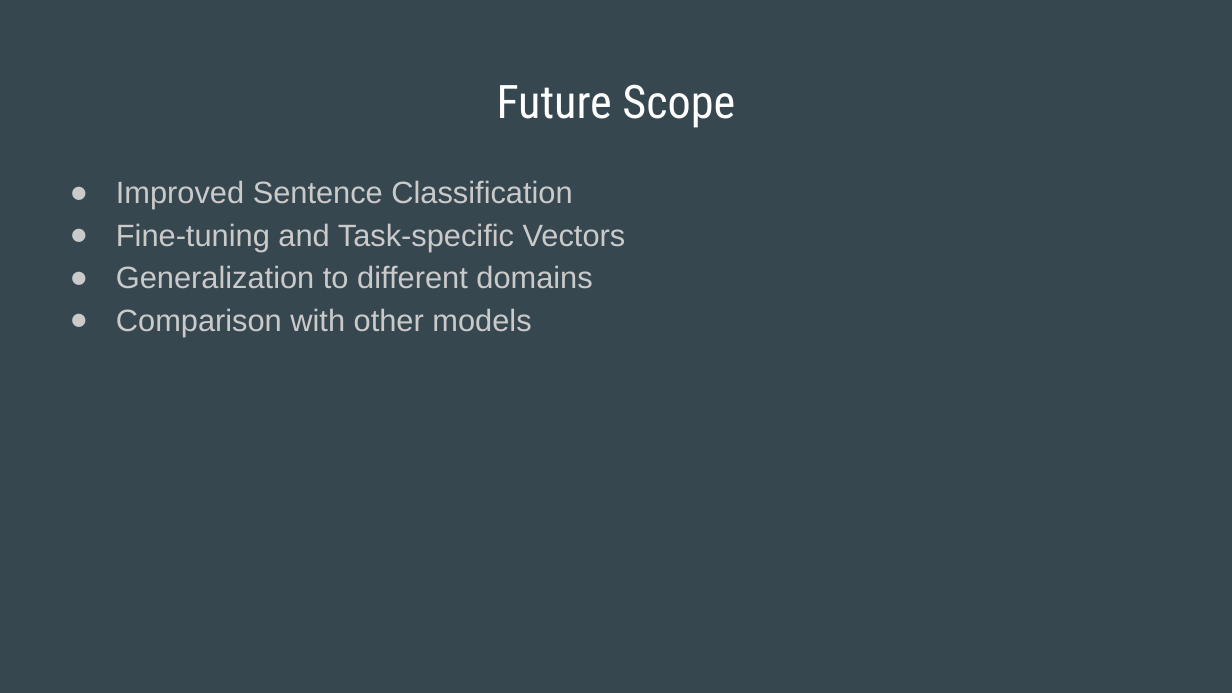
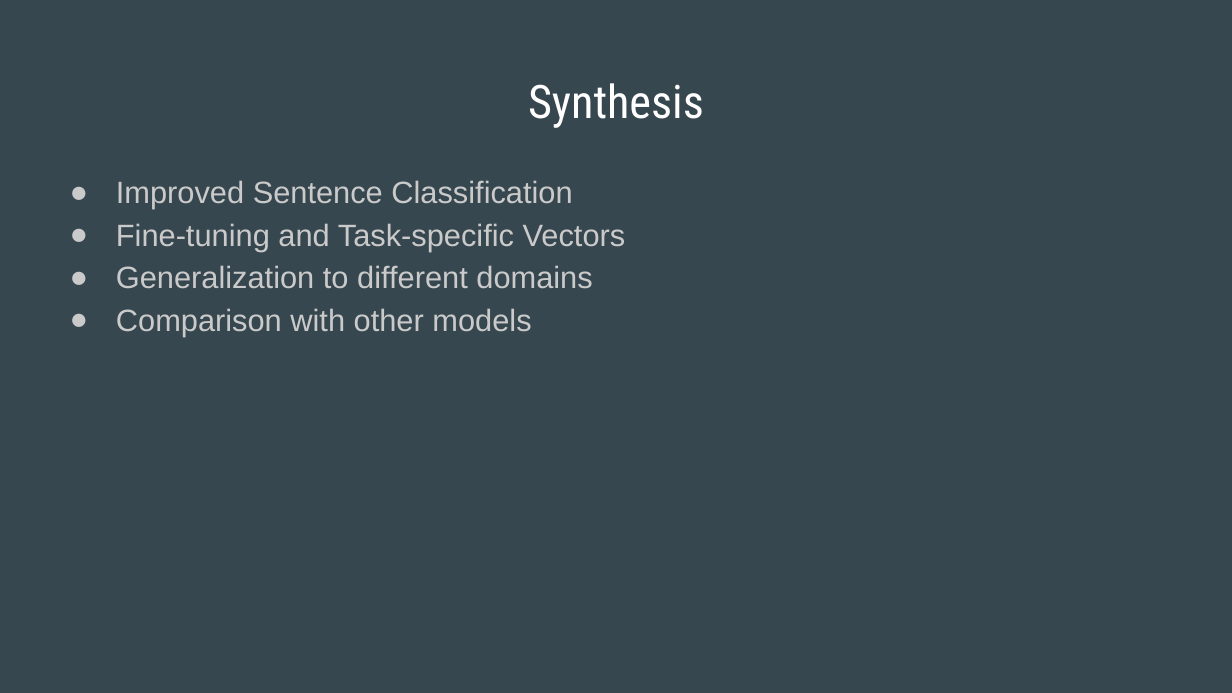
Before and after one commit to notsohan/CSE713, a slide deck: slide 8 of Task 1/Slides Task 1.pptx. Drawn at 1232x693 pixels with LibreOffice and Linux fonts; fonts in the diff are those of the drawing. Boxes give left, top, right and bottom in pixels: in the first picture for what was removed or moved away, otherwise in the second. Text is boxed around its words. In the diff, an @@ line names an element or a change of style, - is before the commit and + after.

```diff
--- a/Task 1/Slides Task 1.pptx
+++ b/Task 1/Slides Task 1.pptx
@@ title at (528, 83, 704, 128): text changed @@
-Future Scope
+Synthesis
```
Also in this commit, not shown: 2 other slides changed, 2 slides added, 2 slides removed.
